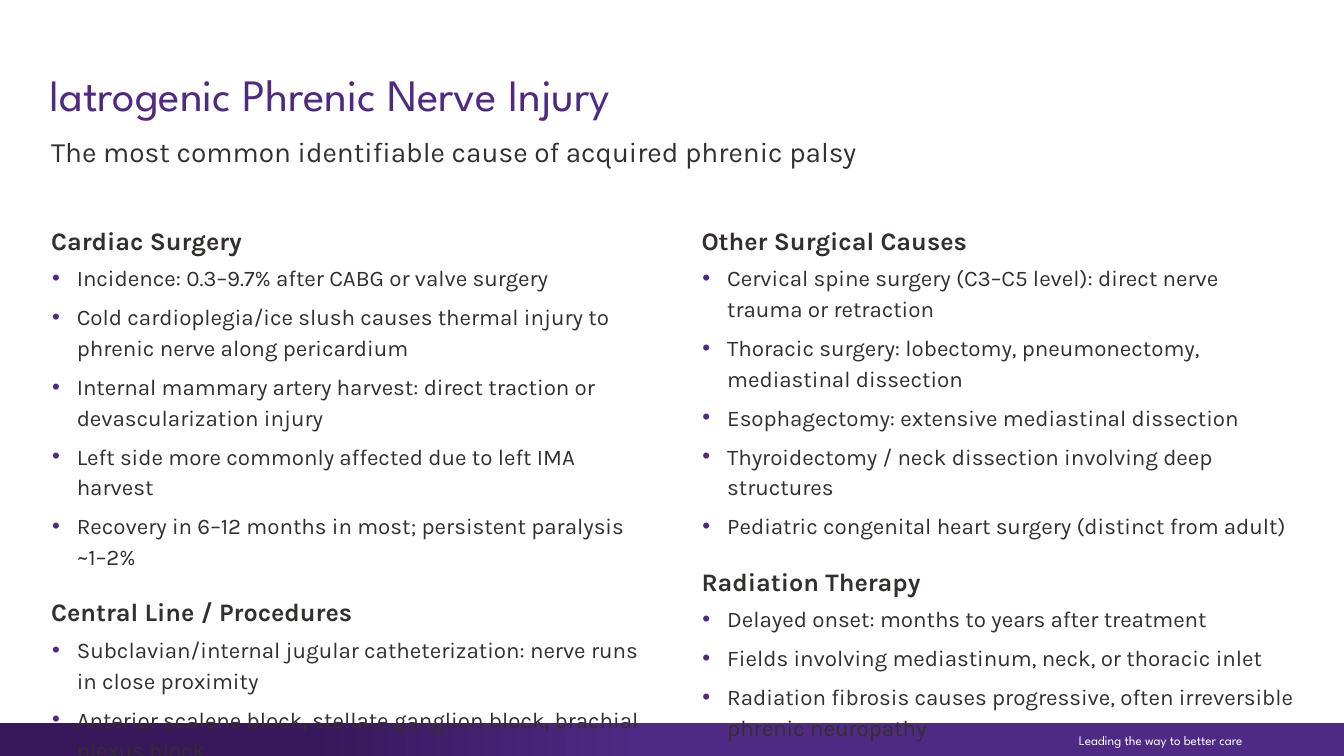
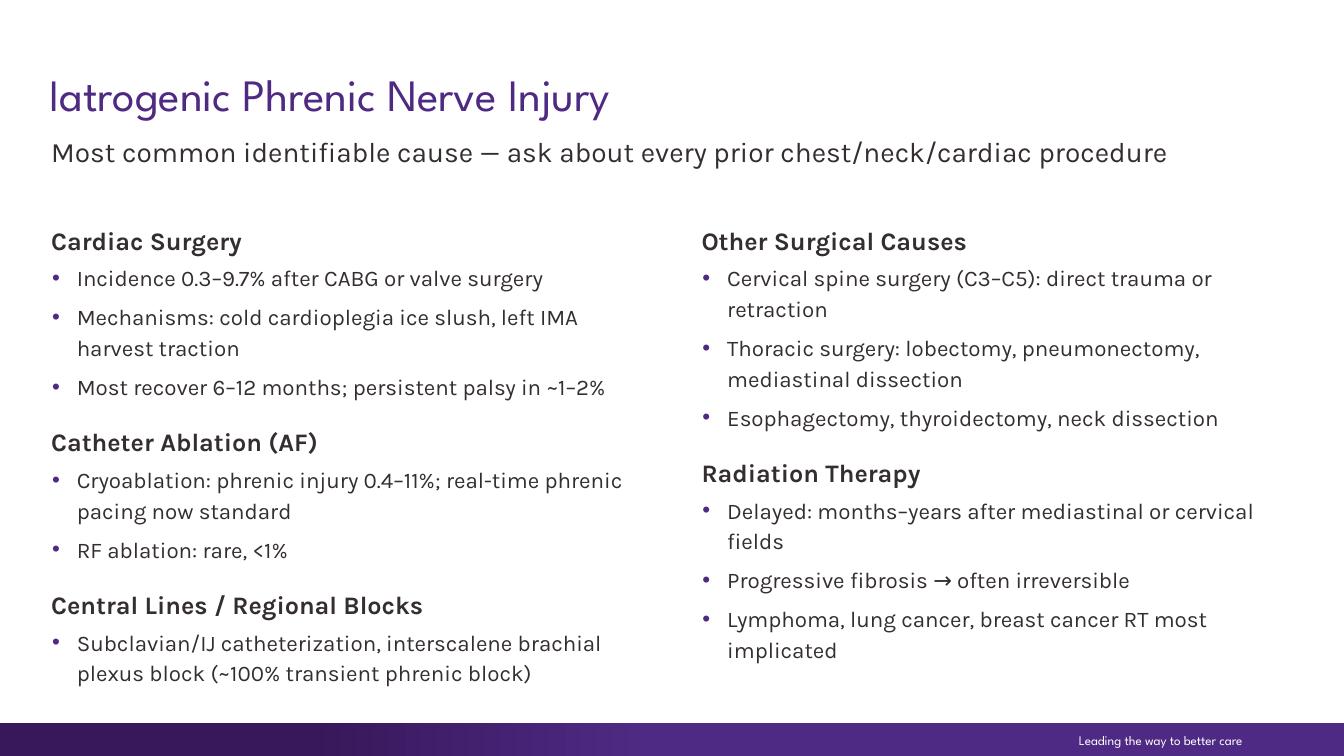
Before and after one commit to jglowala/SQLFTs-talk, a slide deck: slide 10 of Diaphragmatic_Injury_Presentation.pptx (slide 8 before the commit). Drawn at 1344x756 pixels with LibreOffice and Linux fonts; fonts in the diff are those of the drawing; background and template pictures are left out. Boxes give left, top, right and bottom in pixels: in the first picture for what was removed or moved away, otherwise in the second. Text is boxed around its words. In the diff, an @@ line names an element or a change of style, - is before the commit and + after.

```diff
--- a/Diaphragmatic_Injury_Presentation.pptx
+++ b/Diaphragmatic_Injury_Presentation.pptx
@@ text at box(51, 141, 1168, 169): text changed @@
-The most common identifiable cause of acquired phrenic palsy
+Most common identifiable cause — ask about every prior chest/neck/cardiac procedure
@@ text at box(51, 270, 623, 687): text changed @@
-    • Incidence: 0.3–9.7% after CABG or valve surgery
-    • Cold cardioplegia/ice slush causes thermal injury to phrenic nerve along pericardium
-    • Internal mammary artery harvest: direct traction or devascularization injury
-    • Left side more commonly affected due to left IMA harvest
-    • Recovery in 6–12 months in most; persistent paralysis ~1–2%
-Central Line / Procedures
-    • Subclavian/internal jugular catheterization: nerve runs in close proximity
-    • Anterior scalene block, stellate ganglion block, brachial plexus block
-    • Cryoablation for AF: phrenic injury in 0.4–11% of procedures
+    • Incidence 0.3–9.7% after CABG or valve surgery
+    • Mechanisms: cold cardioplegia ice slush, left IMA harvest traction
+    • Most recover 6–12 months; persistent palsy in ~1–2%
+Catheter Ablation (AF)
+    • Cryoablation: phrenic injury 0.4–11%; real-time phrenic pacing now standard
+    • RF ablation: rare, <1%
+Central Lines / Regional Blocks
+    • Subclavian/IJ catheterization, interscalene brachial plexus block (~100% transient phrenic block)
@@ text at box(727, 270, 1212, 318): text changed @@
-    • Cervical spine surgery (C3–C5 level): direct nerve trauma or retraction
+    • Cervical spine surgery (C3–C5): direct trauma or retraction
@@ text at box(727, 410, 1219, 432): text changed @@
-    • Esophagectomy: extensive mediastinal dissection
-    • Thyroidectomy / neck dissection involving deep structures
-    • Pediatric congenital heart surgery (distinct from adult)
+    • Esophagectomy, thyroidectomy, neck dissection
@@ text at box(727, 503, 1254, 664): text changed @@
-    • Delayed onset: months to years after treatment
-    • Fields involving mediastinum, neck, or thoracic inlet
-    • Radiation fibrosis causes progressive, often irreversible phrenic neuropathy
-    • Lymphoma, lung cancer, breast cancer RT most commonly implicated
+    • Delayed: months–years after mediastinal or cervical fields
+    • Progressive fibrosis → often irreversible
+    • Lymphoma, lung cancer, breast cancer RT most implicated
```
Also in this commit, not shown: 16 other slides changed, 13 slides added, 2 slides removed.
